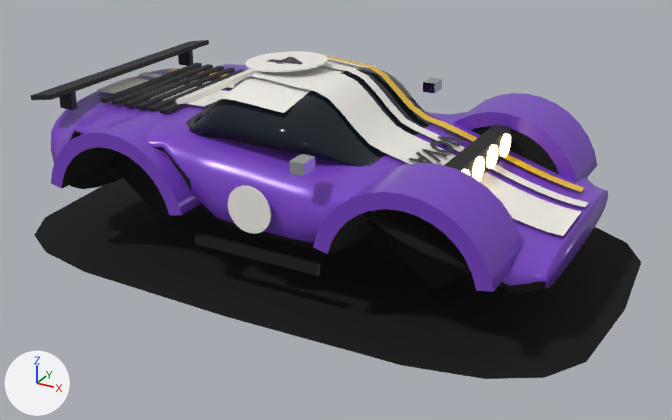
The glTF model art/models/car-1.glb as it was, and as the next commit left it.
Rendered twice from a camera (50 mm lens) standing at (2.68, -4.76, 2.61) and looking at (0.11, -0.1, 0.28). The lights are fixed; the arrows at lower left show +X, +Y and +Z. The older version comes first. Vertices at exactly the same position are counted once.

In view in the first picture: 'car-1'.
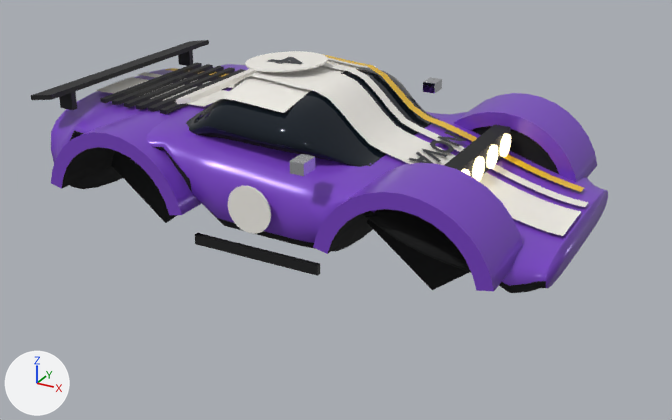
Boxes [x1, y1, x2, y2] around the edits, measured in the pictures (672 x 420 px):
'car-1', reshaped (25% shorter)
    before: [31, 40, 641, 379]
    after: [31, 40, 608, 293]
part 1 of me_body, deleted
    before: [35, 178, 641, 379]

What the commit changed:
me_body is used by ob_car_1; location (0.0, 0.0, 0.0).
me_body had 3033 vertices, 5442 faces and spanned x -1.9..1.9, y -1.14..1.14, z 0.01..1.17.
me_body now has 2992 vertices, 5382 faces and spans x -1.64..1.6, y -0.96..0.96, z 0.13..1.17.
me_body part 1: the loose piece of 41 vertices spanning x -1.9..1.9, y -1.14..1.14, z 0.01 is deleted.
me_body no longer uses material mat_contact.
